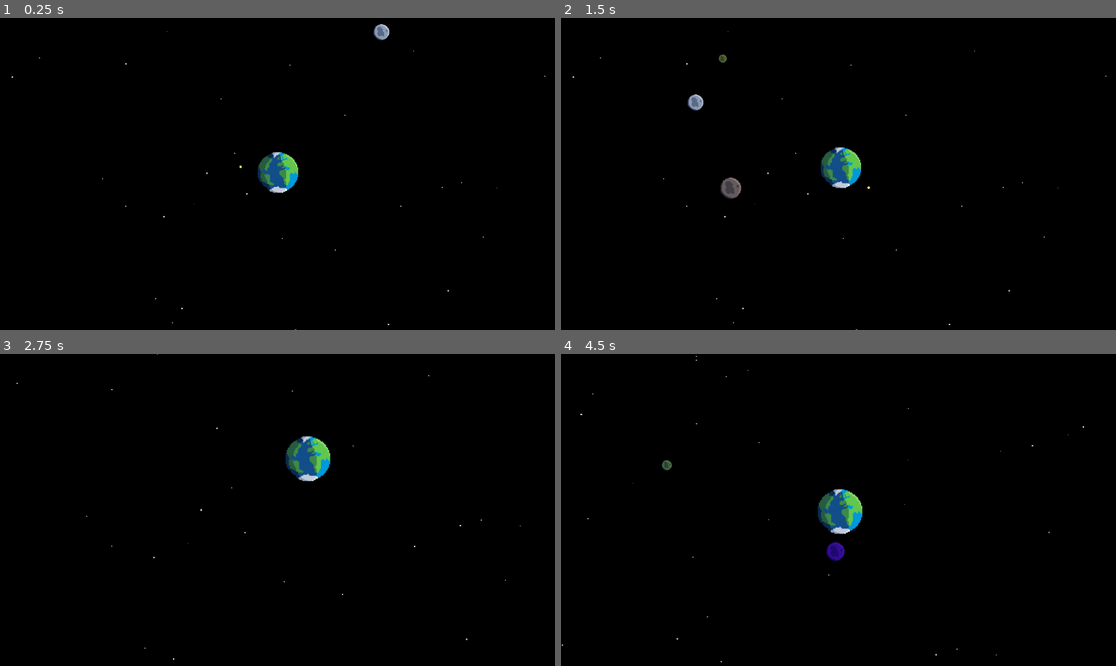
Above: before the commit, frames 1-4 (two rows, left to right).
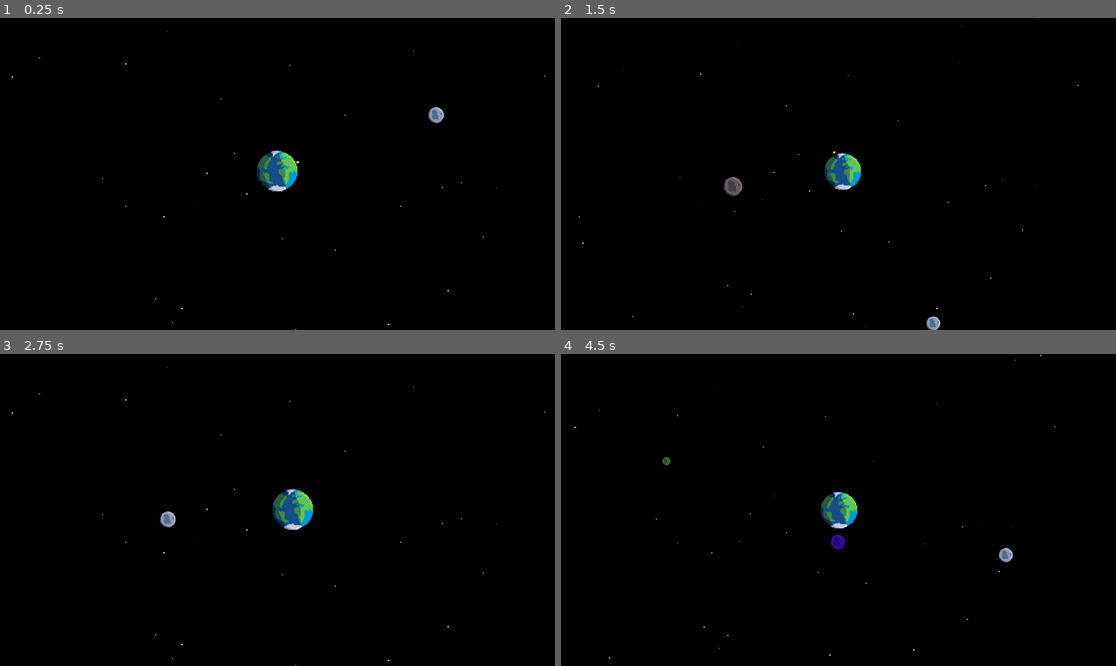
Above: after the commit, the same moments.

Repository: hunterjsb/spaceballs
Game: Godot game, scene res://node_2d.tscn
The game is run twice, just before and just after one commit, with the same random seed, the same clock (stepped at 60 frames per second) and the same inputs.
Inputs (mouse positions are in pixels of both pictures, inside the frame that each line leads up to):
- Up to frame 1 (0.25 s): no input
- Up to frame 2 (1.5 s): tap Enter (ui_accept) at 0.5, 0.77 s; move the mouse to (960, 158) at 0.52 s; hold Mouse wheel up (zoom_in, bound only after the commit) 0.53-1.28 s; click (960, 158) at 0.67 s; tap Mouse wheel down (zoom_out, bound only after the commit) at 0.8, 1.35 s; move the mouse to (727, 189) at 1.27 s; click (727, 189) at 1.42 s
- Up to frame 3 (2.75 s): tap Enter (ui_accept) at 1.52 s; tap Ctrl at 1.55 s; move the mouse to (333, 441) at 2.02 s; hold Ctrl from 2.03 s (still down); click (333, 441) at 2.17 s; tap Mouse wheel up (zoom_in, bound only after the commit) at 2.3 s
- Up to frame 4 (4.5 s): move the mouse to (810, 572) at 2.77 s; release Ctrl at 2.78 s; tap C (toggle_camera_lock) at 2.85 s; click (810, 572) at 2.92 s; tap Enter (ui_accept) at 3.02, 3.77 s; tap Mouse wheel down (zoom_out, bound only after the commit) at 3.05, 4.35 s; move the mouse to (1005, 556) at 3.52 s; hold Mouse wheel up (zoom_in, bound only after the commit) 3.53-4.28 s; click (1005, 556) at 3.67 s; tap Ctrl at 3.8 s; move the mouse to (672, 463) at 4.27 s; click (672, 463) at 4.42 s

The runs differ from the first frame. In frame 1, 0.5% of the frame differs, in the area x 43-80%, y 2-57%; in frame 2, 1.0%; in frame 3, 1.9%, in the area x 2-99%, y 0-100%; in frame 4, 1.0%.

Commit message:
refactored amera input and working on collision

Diff:
--- a/GravitationalBody.gd
+++ b/GravitationalBody.gd
@@ -42,18 +42,13 @@
 
 func _physics_process(delta):
 	move(delta)
-	check_collisions()
 
-func check_collisions():
-	for body in get_overlapping_bodies():
-		if body is GravitationalBody:
-			handle_collision(body)
+func _on_area_entered(area: Area2D):
+	print("AREA ENTERED")
+	if area is GravitationalBody:
+		handle_collision(area)
 
-func handle_collision(other_body: GravitationalBody):
+func handle_collision(area: GravitationalBody):
 	# Implement collision logic here
-	print("Collision between %s and %s" % [name, other_body.name])
+	print("Collision between %s and %s" % [name, area.name])
 	# might want to merge bodies, destroy smaller ones, or apply damage
-
-func _process(delta):
-	if sprite:
-		sprite.rotation = -rotation
--- a/Rocket.gd
+++ b/Rocket.gd
@@ -17,7 +17,7 @@
 func update_position():
 	if not launched and earth:
 		var surface_normal = (position - earth.position).normalized()
-		position = earth.position + surface_normal * (earth.radius + radius + 10)  # 10 is an offset
+		position = earth.position + surface_normal * (earth.radius + radius)
 		rotation = surface_normal.angle() + PI/2  # Point rocket away from Earth's center
 
 func start_charging():
--- a/earth.tscn
+++ b/earth.tscn
@@ -12,9 +12,10 @@
 radius = 60.0
 
 [node name="Sprite2D" type="Sprite2D" parent="."]
+position = Vector2(-4, -5)
 texture = ExtResource("2_veeva")
 
 [node name="CollisionShape2D" type="CollisionShape2D" parent="."]
-position = Vector2(5, 6)
+position = Vector2(9.53674e-07, 1)
 scale = Vector2(8.48286, 8.52)
 shape = SubResource("CircleShape2D_f04h7")
--- a/node_2d.gd
+++ b/node_2d.gd
@@ -10,16 +10,25 @@
 
 
 func _ready():
-	$Moon.velocity = Vector2(-300, -300)
+	$PlayerCam.camera_lock_toggled.connect(_on_camera_lock_toggled)
+
+	$Moon.velocity = Vector2(250, 150)
 	$Rocket.set_earth($Earth)
 	bodies += [$Earth, $Moon, $Rocket]
 
 func _physics_process(delta):
-	# Apply gravity to spawned bodies
+	var body_count = bodies.size()
+	for i in range(body_count):
+		for j in range(i + 1, body_count):
+			var body1 = bodies[i]
+			var body2 = bodies[j]
+			var force = body1.gravitational_force(body2) * G
+			body1.apply_force(force * delta)
+			body2.apply_force(-force * delta)
+
+	# Move bodies after all forces are applied
 	for body in bodies:
-		for other_body in bodies:
-			if body != other_body:
-				apply_gravity(body, other_body, delta)
+		body.move(delta)
 
 func apply_gravity(body1: GravitationalBody, body2: GravitationalBody, delta: float):
 	var force = body1.gravitational_force(body2) * G
@@ -41,11 +50,7 @@
 			$Rocket.launch()
 
 	if event is InputEventMouseButton:
-		if event.button_index == MOUSE_BUTTON_WHEEL_UP and event.pressed and Input.is_key_pressed(KEY_CTRL):
-			$PlayerCam.zoom_camera($PlayerCam.zoom_speed)
-		elif event.button_index == MOUSE_BUTTON_WHEEL_DOWN and event.pressed and Input.is_key_pressed(KEY_CTRL):
-			$PlayerCam.zoom_camera(-$PlayerCam.zoom_speed)
-		elif event.button_index == MOUSE_BUTTON_LEFT and event.pressed:
+		if event.button_index == MOUSE_BUTTON_LEFT and event.pressed:
 			spawn_body(get_global_mouse_position())
 
 func _process(delta):
@@ -61,3 +66,7 @@
 
 	# Ensure the new body is on top of existing bodies
 	move_child(new_body, get_child_count() - 1)
+
+func _on_camera_lock_toggled(is_locked: bool):
+	# Handle the camera lock toggle here
+	print("Camera lock toggled: ", is_locked)
--- a/node_2d.tscn
+++ b/node_2d.tscn
@@ -25,10 +25,12 @@
 script = ExtResource("2_h6sv8")
 
 [node name="GravitationalBody" parent="." instance=ExtResource("3_xg3f6")]
+visible = false
 position = Vector2(-26, -28)
 
 [node name="Rocket" parent="." instance=ExtResource("4_twf33")]
-position = Vector2(519, 313)
+position = Vector2(531, 326)
+radius = 2.0
 
 [node name="PlayerCam" type="Camera2D" parent="."]
 position = Vector2(578, 326)
@@ -37,9 +39,11 @@
 [node name="Earth" parent="." instance=ExtResource("5_8ywia")]
 position = Vector2(576, 320)
 scale = Vector2(0.5, 0.5)
+mass = 750000.0
+radius = 45.0
 
 [node name="Moon" parent="." instance=ExtResource("6_toa0n")]
-position = Vector2(882, 94)
+position = Vector2(809, 109)
 scale = Vector2(0.25, 0.25)
 mass = 10000.0
 radius = 25.0
--- a/project.godot
+++ b/project.godot
@@ -22,3 +22,13 @@
 "events": [Object(InputEventKey,"resource_local_to_scene":false,"resource_name":"","device":0,"window_id":0,"alt_pressed":false,"shift_pressed":false,"ctrl_pressed":false,"meta_pressed":false,"pressed":false,"keycode":67,"physical_keycode":67,"key_label":67,"unicode":0,"echo":false,"script":null)
 ]
 }
+zoom_in={
+"deadzone": 0.5,
+"events": [Object(InputEventMouseButton,"resource_local_to_scene":false,"resource_name":"","device":-1,"window_id":0,"alt_pressed":false,"shift_pressed":false,"ctrl_pressed":false,"meta_pressed":false,"button_mask":8,"position":Vector2(298, 15),"global_position":Vector2(302, 56),"factor":1.0,"button_index":4,"canceled":false,"pressed":true,"double_click":false,"script":null)
+]
+}
+zoom_out={
+"deadzone": 0.5,
+"events": [Object(InputEventMouseButton,"resource_local_to_scene":false,"resource_name":"","device":-1,"window_id":0,"alt_pressed":false,"shift_pressed":false,"ctrl_pressed":false,"meta_pressed":false,"button_mask":16,"position":Vector2(290, 21),"global_position":Vector2(294, 62),"factor":1.0,"button_index":5,"canceled":false,"pressed":true,"double_click":false,"script":null)
+]
+}
